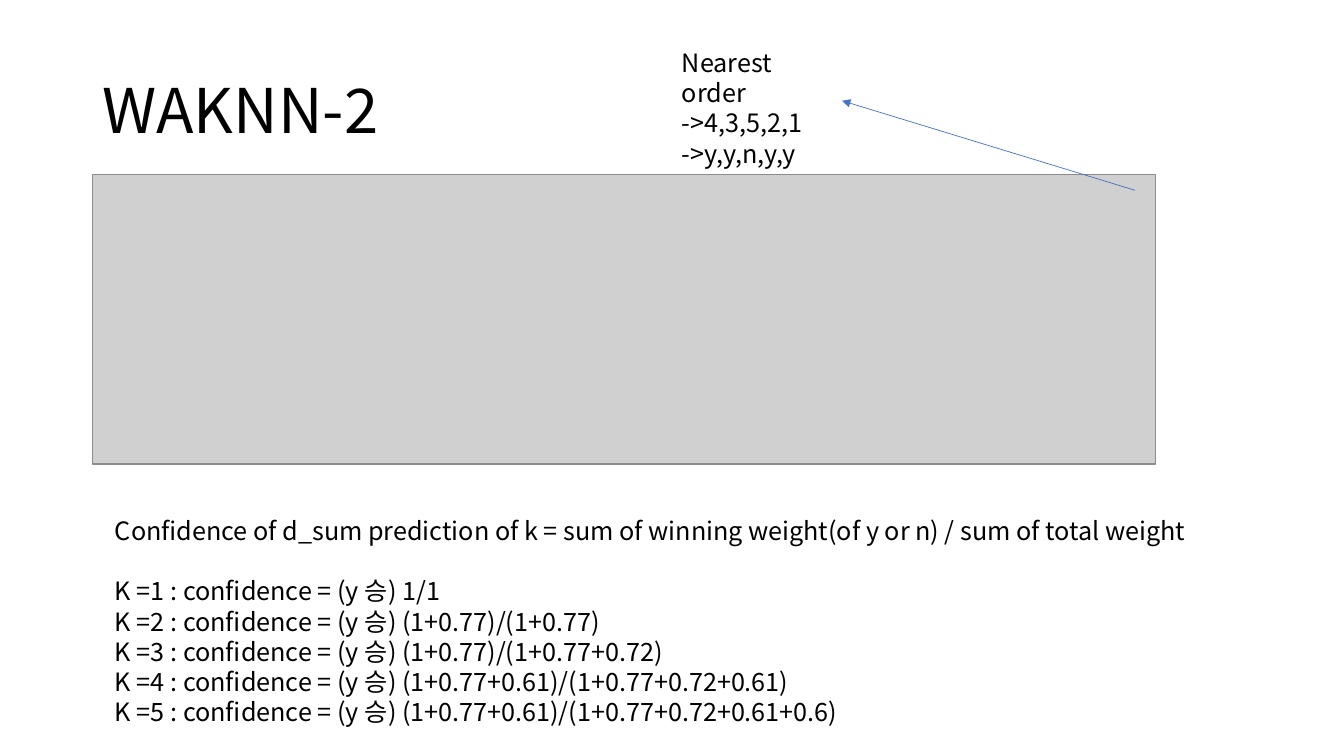
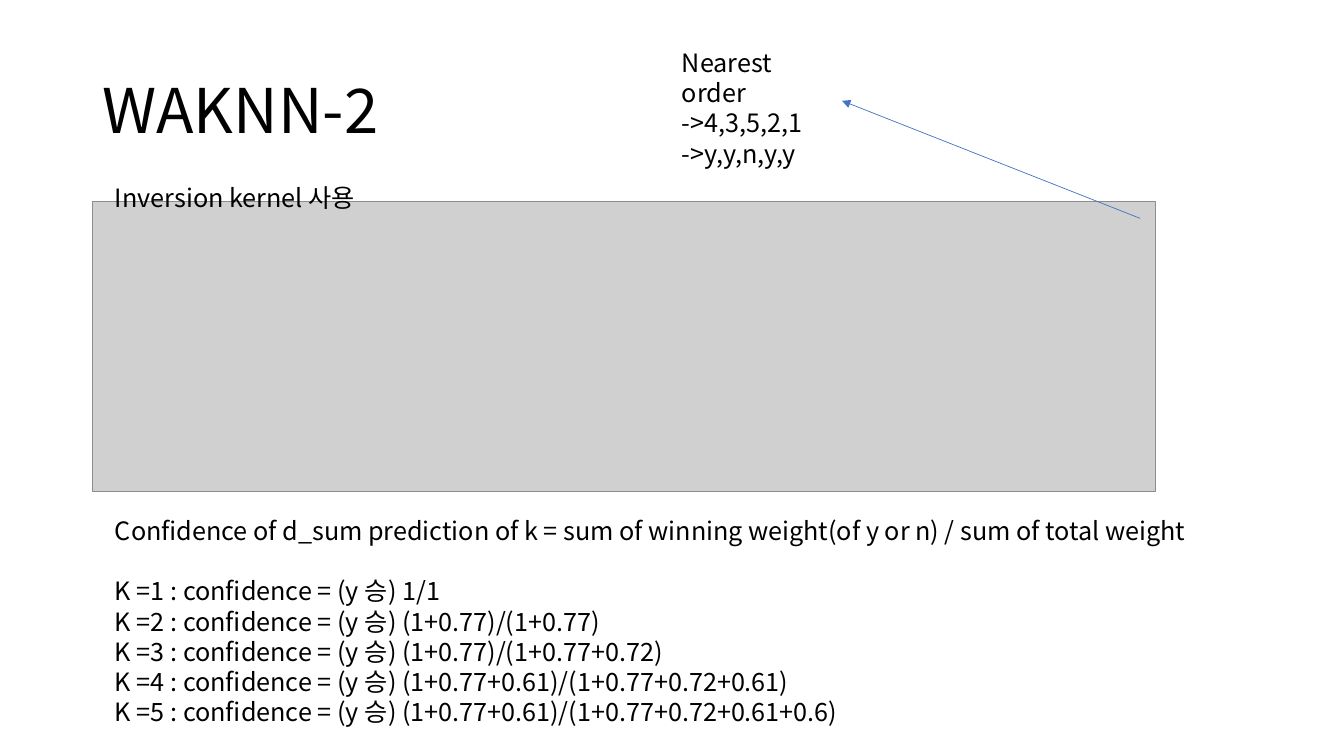
Before and after one commit to gudrb/machine_learning_class, a slide deck: slide 15 of IBL ppt.pptx. Drawn at 1344x756 pixels with LibreOffice and Linux fonts; fonts in the diff are those of the drawing; grey boxes stand for pictures. Boxes give left, top, right and bottom in pixels: in the first picture for what was removed or moved away, otherwise in the second. Text is boxed around its words. In the diff, an @@ line names an element or a change of style, - is before the commit and + after.

```diff
--- a/IBL ppt.pptx
+++ b/IBL ppt.pptx
@@ arrow moved from (1135, 191) - (842, 101) to (1140, 219) - (842, 101) @@
@@ picture: place and size @@
-picture at box(93, 174, 1156, 464)
+picture at box(93, 202, 1156, 491)
@@ text added at box(115, 182, 355, 209), 18 pt, text #000000 @@
+Inversion kernel 사용
```
Also in this commit, not shown: 1 other slide changed.
